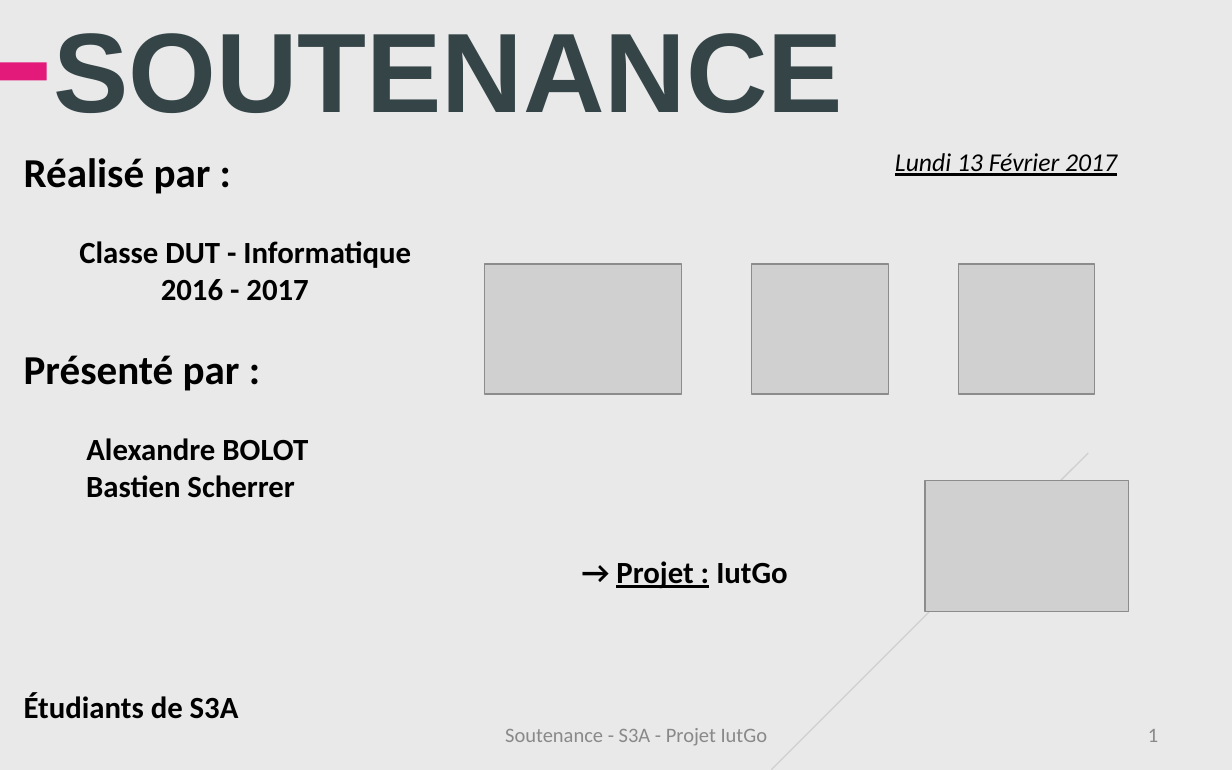
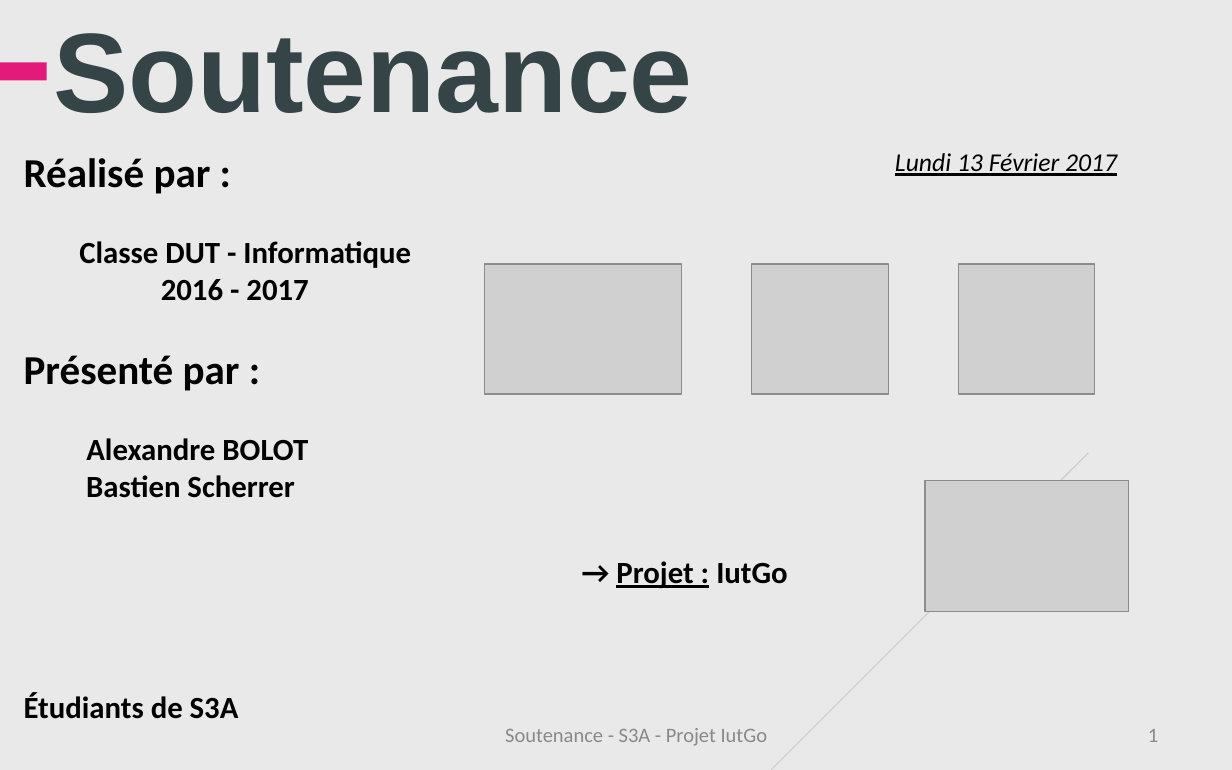
Before and after one commit to iuts3a/IUTGo, a slide deck: slide 1 of Soutenance/Soutenance-IutGo.ppt. Drawn at 1232x770 pixels with LibreOffice and Linux fonts; fonts in the diff are those of the drawing; grey boxes stand for pictures; background and template pictures are left out. Boxes give left, top, right and bottom in pixels: in the first picture for what was removed or moved away, otherwise in the second. Text is boxed around its words. In the diff, an @@ line names an element or a change of style, - is before the commit and + after.

```diff
--- a/Soutenance/Soutenance-IutGo.ppt
+++ b/Soutenance/Soutenance-IutGo.ppt
@@ title at [53,33,692,113]: text changed @@
-SOUTENANCE
+Soutenance
```
Also in this commit, not shown: 9 other slides changed.
